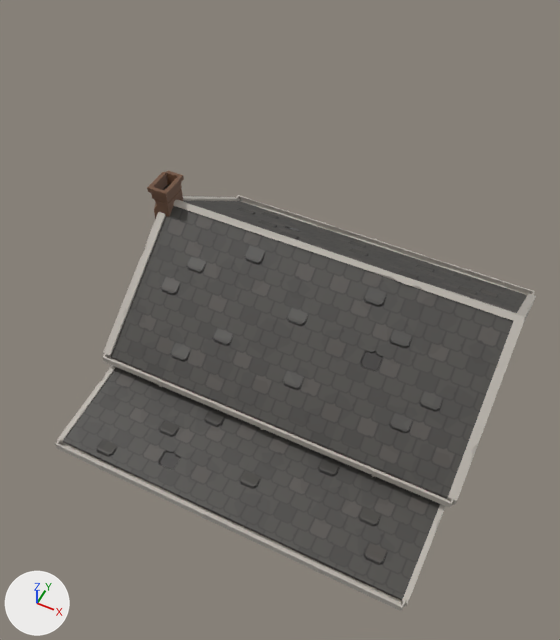
Renders of the glTF model models/environment/house_roof.gltf from each side of a commit.
Rendered twice from a camera (50 mm lens) standing at (4.55, -9.78, 17.43) and looking at (-1.01, 1.35, 3.52). Arrows for +X, +Y and +Z are at lower left; the lights stay in place. Objects named as collision shapes, trigger or cutter boxes, shadow casters or lower levels of detail are left out. Vertices at the same position are counted once.

Names of what the first picture shows: 'house_roof'.
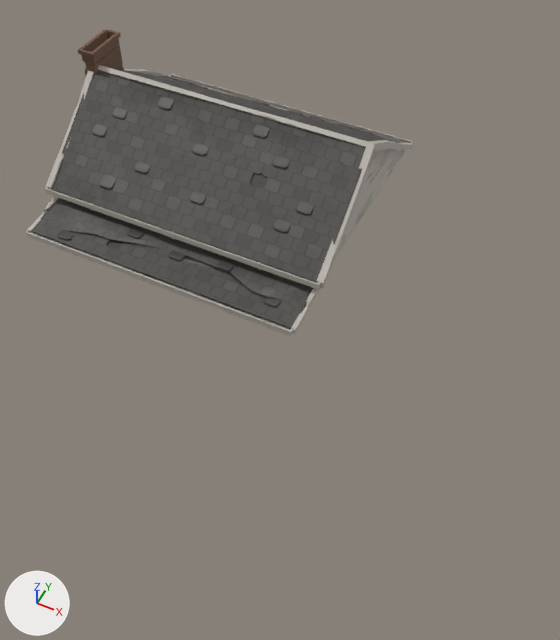
Changed parts and their boxes [x1, y1, x2, y2] in the pictures (560 x 640 px; the box of a moved part takes in the faces that stretch with it):
```json
{"object": "house_roof", "change": "reshaped, moved, rescaled", "before": [55, 171, 536, 611], "after": [26, 29, 414, 336], "on screen": "19% narrower, 30% shorter"}
{"part": 1, "of": "me_scene_003", "change": "moved or reshaped", "before": [173, 200, 517, 321], "after": [98, 65, 368, 147]}
{"part": 2, "of": "me_scene_003", "change": "moved or reshaped", "before": [372, 469, 376, 477], "after": [258, 262, 261, 270]}
{"part": 3, "of": "me_scene_003", "change": "moved or reshaped", "before": [102, 353, 454, 508], "after": [45, 186, 321, 290]}
{"part": 4, "of": "me_scene_003", "change": "moved or reshaped", "before": [236, 195, 535, 295], "after": [170, 74, 413, 144]}
{"part": 5, "of": "me_scene_003", "change": "moved or reshaped", "before": [55, 438, 406, 611], "after": [26, 229, 294, 336]}
{"part": 6, "of": "me_scene_003", "change": "moved or reshaped", "before": [202, 511, 206, 520], "after": [140, 274, 143, 282]}
{"part": 7, "of": "me_scene_003", "change": "moved or reshaped", "before": [317, 565, 321, 573], "after": [227, 307, 230, 314]}
{"part": 8, "of": "me_scene_003", "change": "moved or reshaped", "before": [111, 358, 447, 500], "on screen": "not visible afterwards"}
{"part": 9, "of": "me_scene_003", "change": "moved or reshaped", "before": [58, 171, 536, 606], "after": [27, 29, 414, 334]}
```

Edits to the scene script, one JSON object a line:
```json
{"block": "me_scene_003", "where": "# used by ob_house_roof; location = (0.0, 0.0, 0.0); rotation_euler = (1.571, 0.0, 0.0), in degrees (90, 0, 0); scale = (0.01, 0.01, 0.01)"}
{"op": "remove", "block": "me_scene_003", "code": "me_scene_003.from_pydata(...)  # 1450 vertices, 2535 faces; spans x -413.0..429.0, y 310.0..662.0, z -460.0..385.0"}
{"op": "add", "block": "me_scene_003", "code": "me_scene_003.from_pydata(...)  # 1450 vertices, 2535 faces; spans x -397.0..446.0, y -109.0..243.0, z -499.0..347.0"}
{"block": "me_scene_003", "change": "me_scene_003 part 1: the loose piece of 32 vertices spanning x -380.0..412.0, y 598.0..618.0, z -153.0..-131.0 is moved by (16.0, -419.0, 40.0)"}
{"block": "me_scene_003", "change": "me_scene_003 part 2: the loose piece of 19 vertices spanning x 258.0..264.0, y 375.0..395.0, z 160.0..177.0 is moved by (16.0, -419.0, 38.0)"}
{"block": "me_scene_003", "change": "me_scene_003 part 3: the loose piece of 94 vertices spanning x -390.0..422.0, y 376.0..394.0, z 160.0..175.0 is moved by (16.0, -419.0, 38.0)"}
{"block": "me_scene_003", "change": "me_scene_003 part 4: the loose piece of 94 vertices spanning x -390.0..422.0, y 376.0..394.0, z -459.0..-444.0 is moved by (16.0, -419.0, -39.0)"}
{"block": "me_scene_003", "change": "me_scene_003 part 5: the loose piece of 100 vertices spanning x -375.0..407.0, y 322.0..339.0, z 367.0..383.0 is moved by (16.0, -419.0, -38.0)"}
{"block": "me_scene_003", "change": "me_scene_003 part 6: the loose piece of 19 vertices spanning x -14.0..-8.0, y 320.0..341.0, z 368.0..385.0 is moved by (16.0, -419.0, -38.0)"}
{"block": "me_scene_003", "change": "me_scene_003 part 7: the loose piece of 19 vertices spanning x 236.0..242.0, y 320.0..341.0, z 368.0..385.0 is moved by (16.0, -419.0, -38.0)"}
{"block": "me_scene_003", "change": "me_scene_003 part 8: the loose piece of 8 vertices spanning x -379.0..411.0, y 369.0..402.0, z 116.0..163.0 is moved by (16.0, -419.0, 38.0)"}
{"block": "me_scene_003", "change": "me_scene_003 part 9: 881 of 1450 vertices moved; they spanned x -413.0..429.0, y 310.0..662.0, z -447.0..374.0 and now span x -397.0..446.0, y -109.0..243.0, z -486.0..335.0; mean shift (16.0, -418.0, 1.0); largest move (141.0, 377.0, -142.0) -> (157.0, -62.0, -113.0)"}
{"op": "set", "path": "ob_house_roof.location", "old": "(0.0, 0.0, 0.0)", "new": "(-4.86, 4.26, 4.35)"}
{"op": "set", "path": "ob_house_roof.scale", "old": "(0.01, 0.01, 0.01)", "new": "(0.0101, 0.01, 0.00915)"}
```
